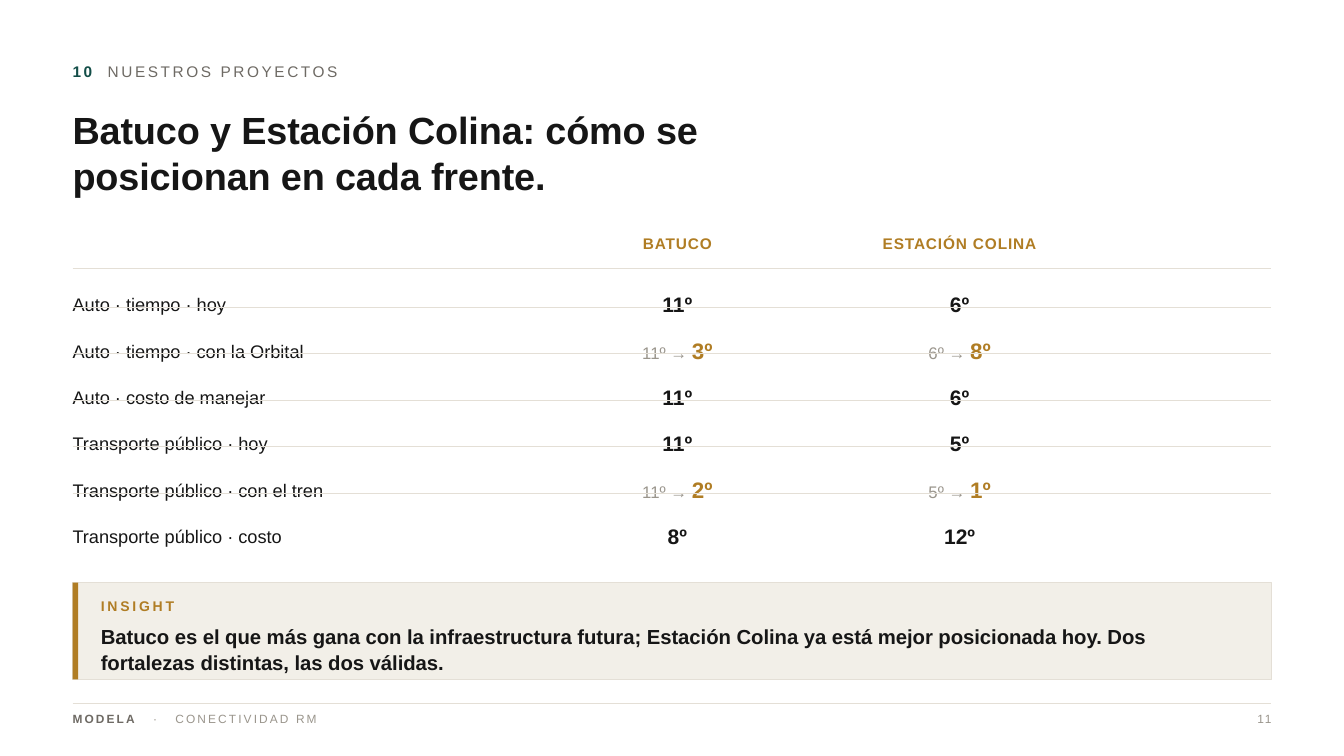
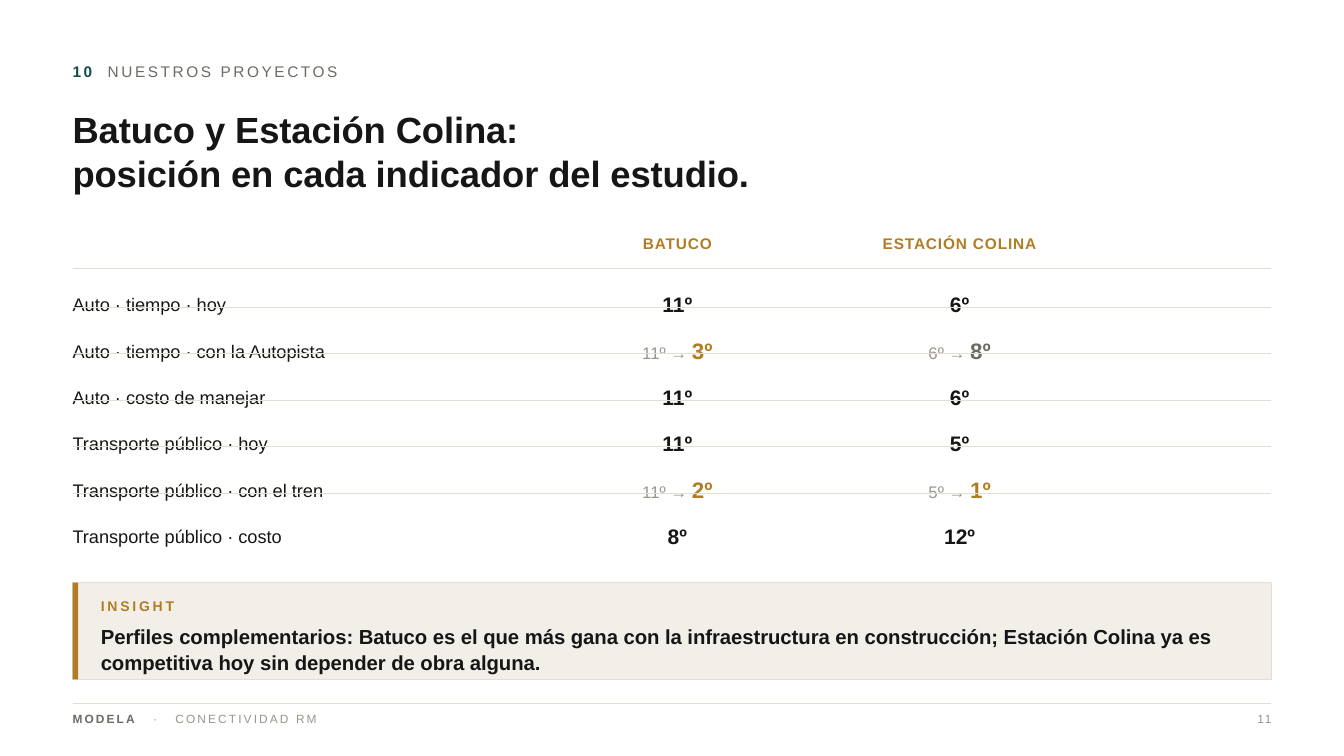
Before and after one commit to modela-simulador/modela-simulador, a slide deck: slide 11 of public/conectividad/Conectividad-Modela-Directorio-12.pptx. Drawn at 1344x756 pixels with LibreOffice and Linux fonts; fonts in the diff are those of the drawing. Boxes give left, top, right and bottom in pixels: in the first picture for what was removed or moved away, otherwise in the second. Text is boxed around its words. In the diff, an @@ line names an element or a change of style, - is before the commit and + after.

```diff
--- a/public/conectividad/Conectividad-Modela-Directorio-12.pptx
+++ b/public/conectividad/Conectividad-Modela-Directorio-12.pptx
@@ text at [73,116,749,195]: text changed; size 27 to 26 pt @@
-Batuco y Estación Colina: cómo se
-posicionan en cada frente.
+Batuco y Estación Colina:
+posición en cada indicador del estudio.
@@ text at [73,344,325,362]: text changed @@
-Auto · tiempo · con la Orbital
+Auto · tiempo · con la Autopista
@@ text "6º → 8º" at [928,343,991,359]: text colour #B07D24 to #6E6A64 in "8º" @@
@@ text at [101,629,1212,675]: text changed @@
-Batuco es el que más gana con la infraestructura futura; Estación Colina ya está mejor posicionada hoy. Dos fortalezas distintas, las dos válidas.
+Perfiles complementarios: Batuco es el que más gana con la infraestructura en construcción; Estación Colina ya es competitiva hoy sin depender de obra alguna.
```
Also in this commit, not shown: 10 other slides changed, 1 slide added, 1 slide removed, 39 other files.
